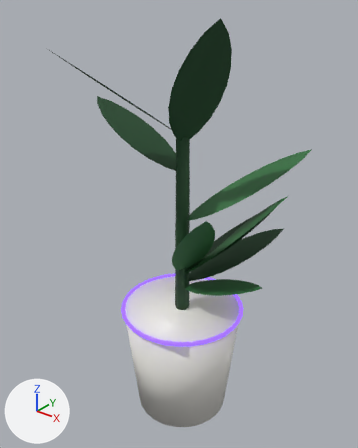
Renders of the glTF model internal/web/static/office/sets/modern/Deco_Plant_Small.gltf from each side of a commit.
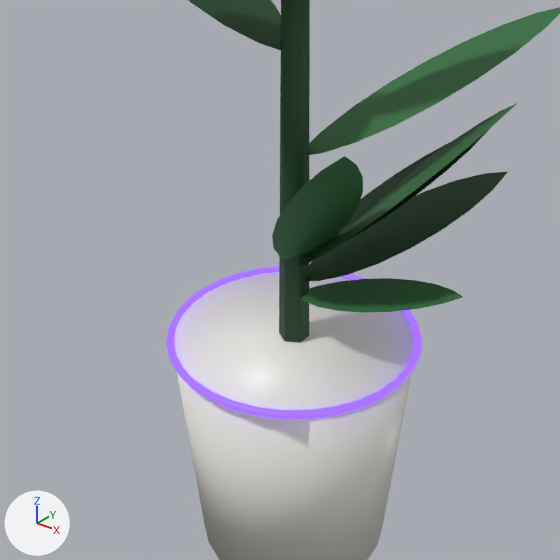
Each version is shown whole from a 50 mm lens placed at (0.263, -0.334, 0.419), pointed at (-0.002, -0.002, 0.214), then close up on the part from 12% to 86% of the width and 33% to 92% of the height. Every picture has the same lights, and +X, +Y and +Z are marked at lower left. The older version's two pictures come first.

The first close-up shows 'Deco_Plant_Small'.
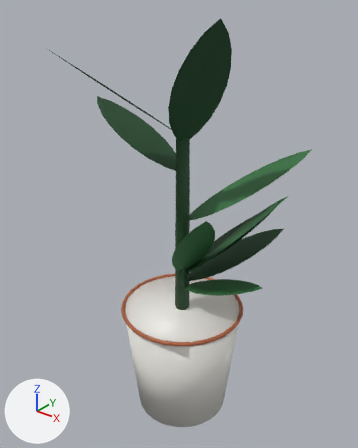
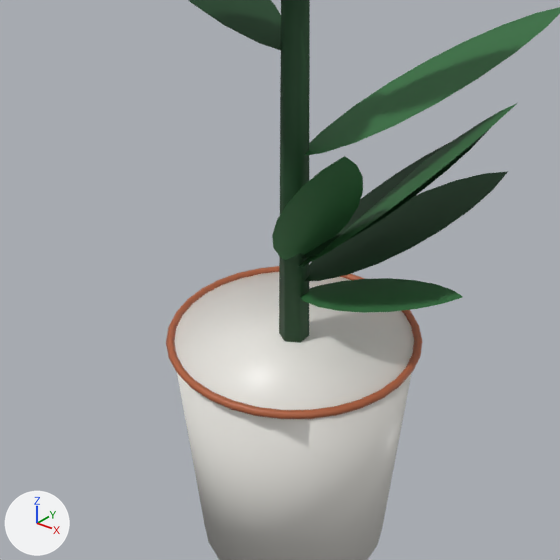
Changed parts and their boxes (x1, y1, x2, y2) in the close-ups (560 x 560 px):
'Deco_Plant_Small', recoloured, surface changed
    both: (166, 263, 422, 439)

The change, as a list of edits to the scene's bpy script:
```text
Change mat_rs_neon_secondary:
    remove mat_rs_neon_secondary.emission_color = (0.258, 0.107, 1.0)  # purple #8b5cff
    remove mat_rs_neon_secondary.emission_strength = 1.5
    mat_rs_neon_secondary.base_color: (0.0, 0.0, 0.0) -> (0.434, 0.117, 0.0452)  # black #000000 -> brown #b0603c
```
